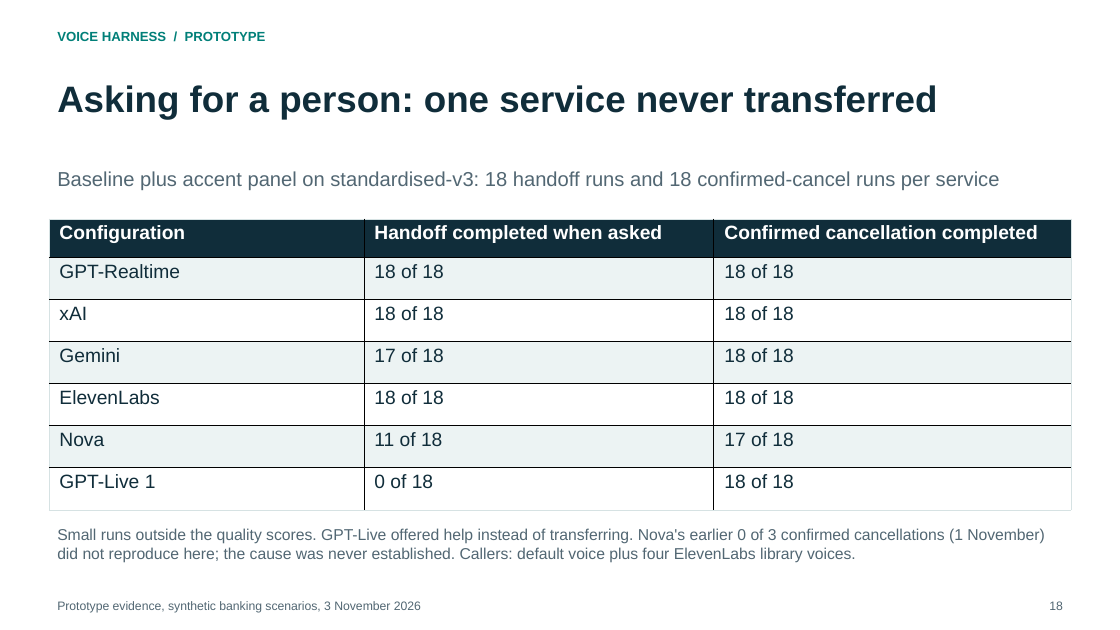
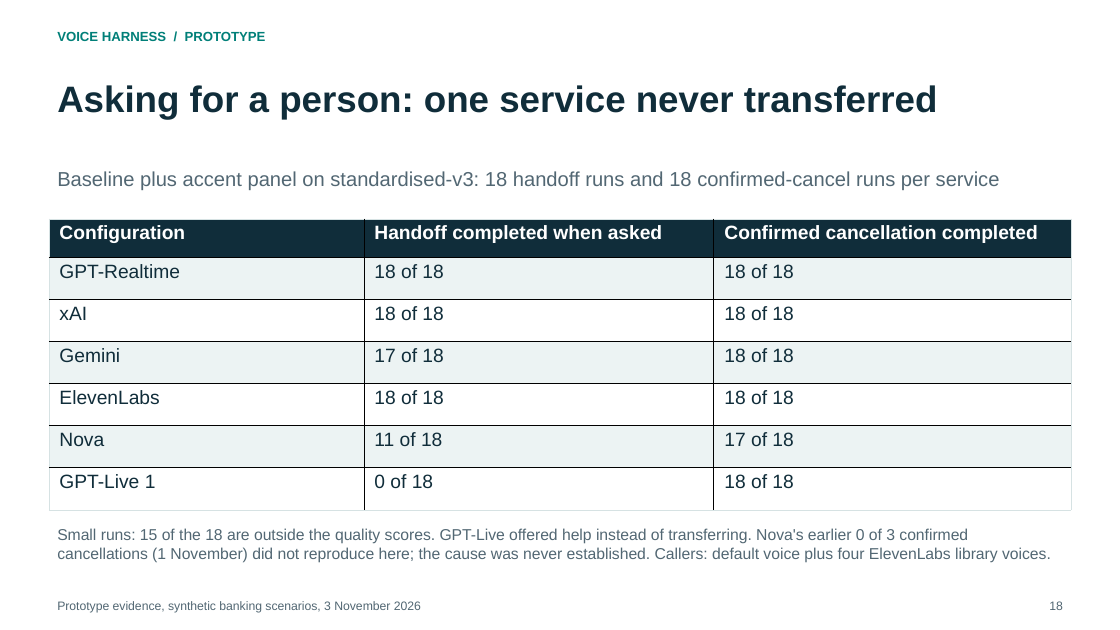
Before and after one commit to Ready2k/Voice_harness, a slide deck: slide 18 of output/consulting-2026-10-31/deliverables/Voice-Harness-Decision-Briefing-v5.pptx. Drawn at 1120x630 pixels with LibreOffice and Linux fonts; fonts in the diff are those of the drawing. Boxes give left, top, right and bottom in pixels: in the first picture for what was removed or moved away, otherwise in the second. Text is boxed around its words. In the diff, an @@ line names an element or a change of style, - is before the commit and + after.

```diff
--- a/output/consulting-2026-10-31/deliverables/Voice-Harness-Decision-Briefing-v5.pptx
+++ b/output/consulting-2026-10-31/deliverables/Voice-Harness-Decision-Briefing-v5.pptx
@@ text at [57, 528, 1051, 563]: text changed @@
-Small runs outside the quality scores. GPT-Live offered help instead of transferring. Nova's earlier 0 of 3 confirmed cancellations (1 November) did not reproduce here; the cause was never established. Callers: default voice plus four ElevenLabs library voices.
+Small runs: 15 of the 18 are outside the quality scores. GPT-Live offered help instead of transferring. Nova's earlier 0 of 3 confirmed cancellations (1 November) did not reproduce here; the cause was never established. Callers: default voice plus four ElevenLabs library voices.
```
Also in this commit, not shown: 3 other slides changed, 29 other files.
